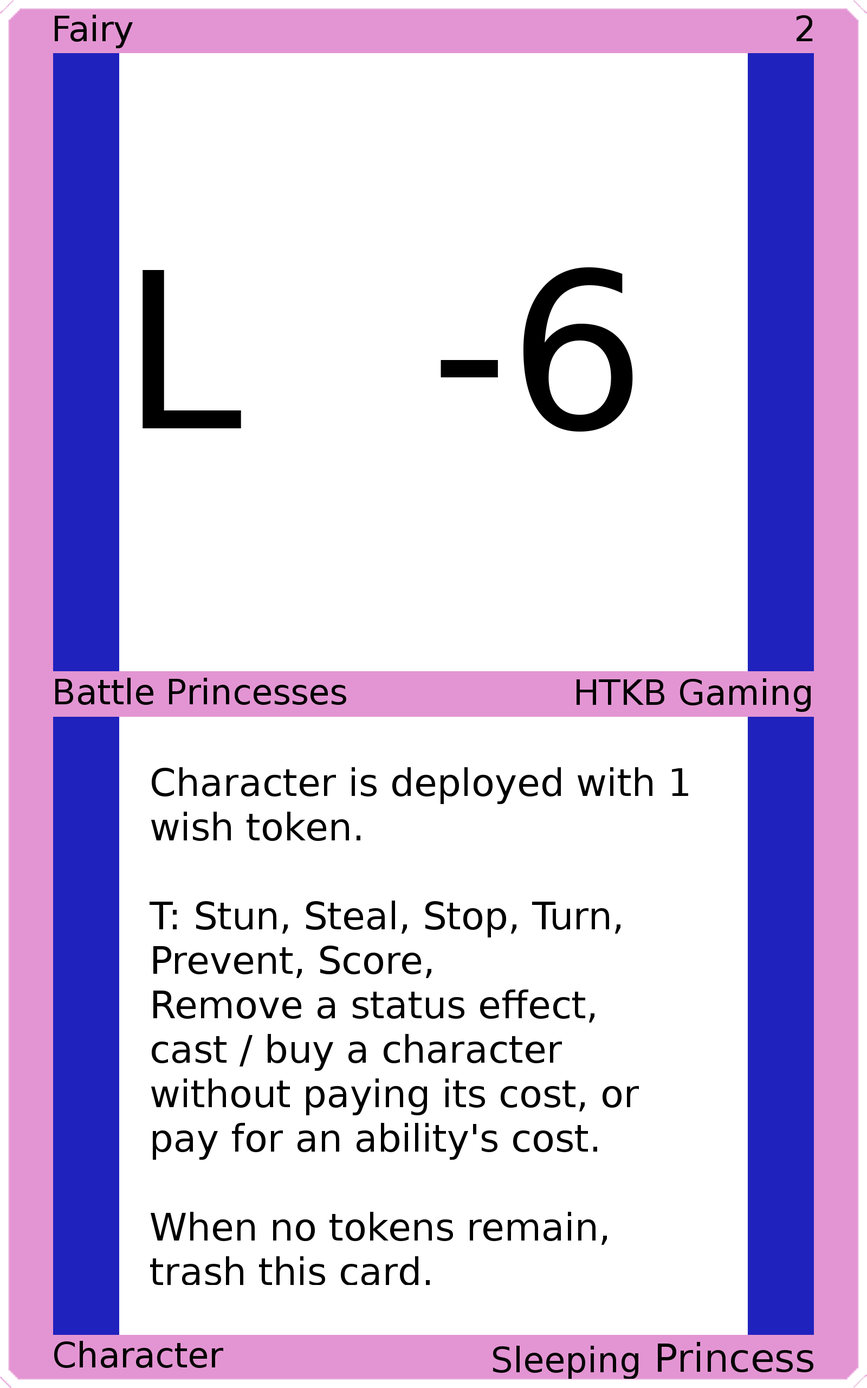
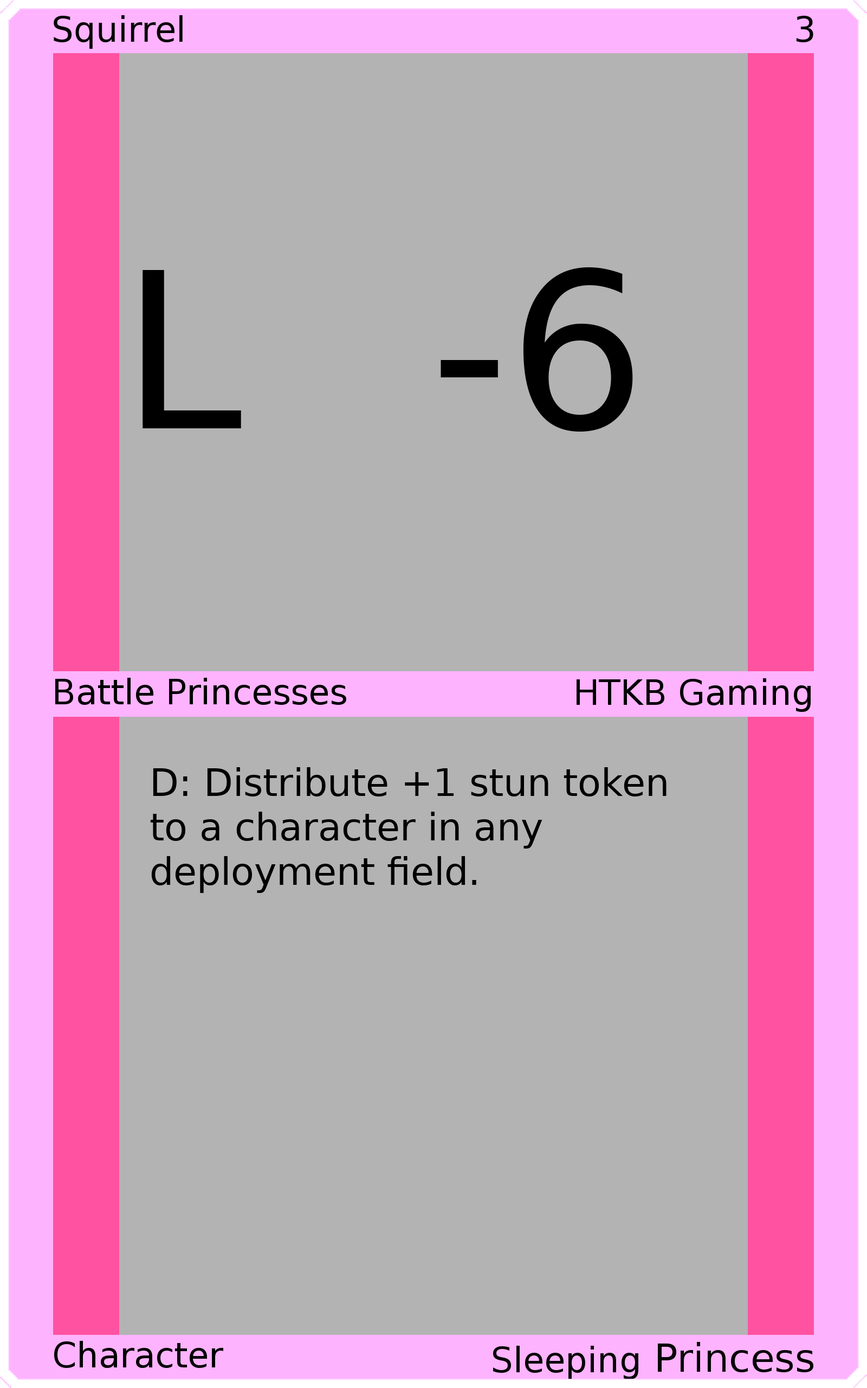
Layered file, before and after one edit (867 x 1388). Changes by layer:
painted on "Upper Left" over [53, 14, 183, 49]
painted on "Upper Right" over [796, 15, 814, 43]
painted on "Card Text" over [149, 766, 689, 1285]
painted on "Border" over [0, 0, 867, 1388]
painted on "Top Background" over [119, 52, 748, 673]
painted on "Bottom Background" over [119, 715, 748, 1336]
painted on "Background" over [35, 35, 832, 1352]
